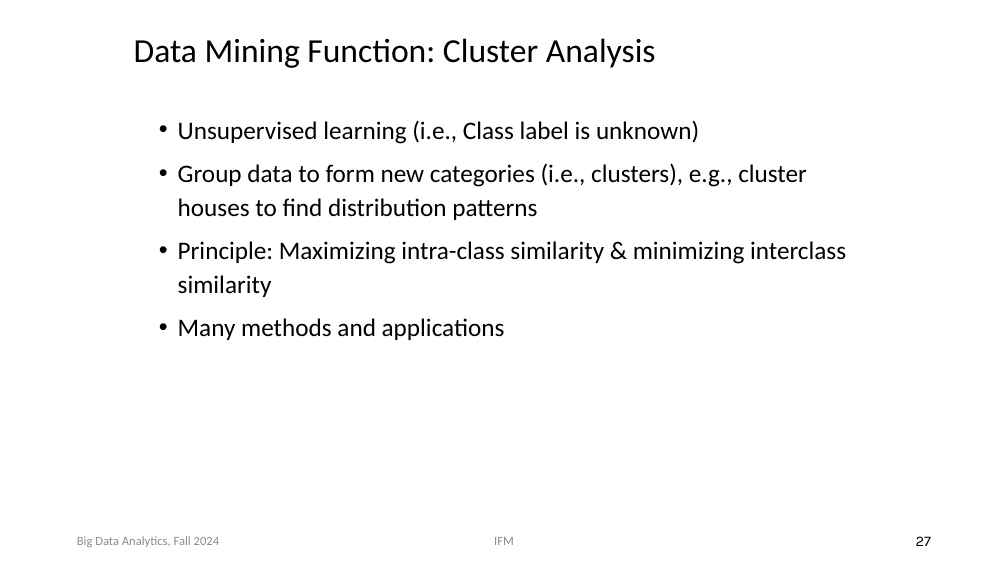
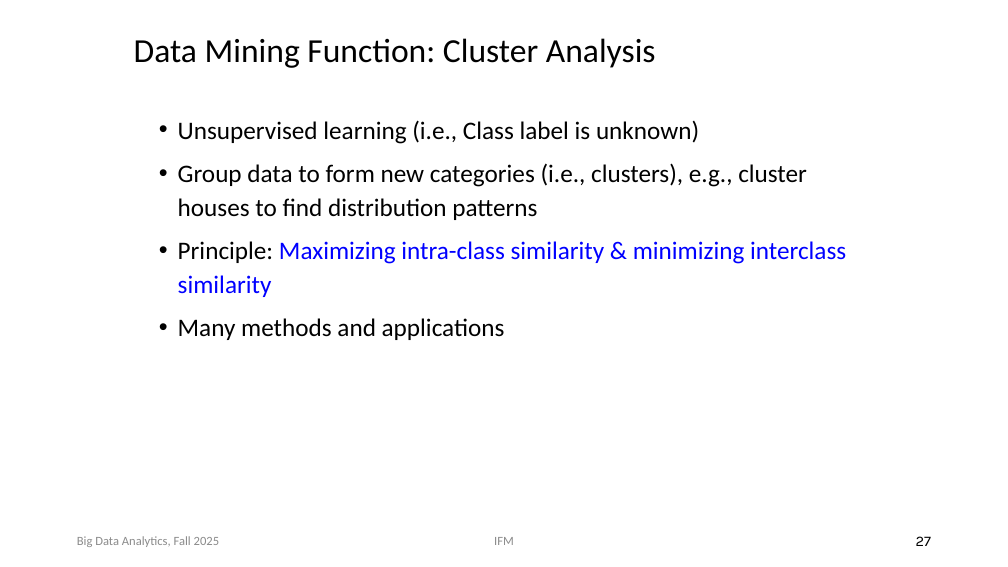
Before and after one commit to chriswjh/chriswjh.github.io, a slide deck: slide 27 of BDA_IFM/01-Introduction.pptx. Drawn at 1008x567 pixels with LibreOffice and Linux fonts; fonts in the diff are those of the drawing. Boxes give left, top, right and bottom in pixels: in the first picture for what was removed or moved away, otherwise in the second. Text is boxed around its words. In the diff, an @@ line names an element or a change of style, - is before the commit and + after.

```diff
--- a/BDA_IFM/01-Introduction.pptx
+++ b/BDA_IFM/01-Introduction.pptx
@@ text at (x1=178, y1=241, x2=846, y2=297): text colour #000000 to #0000FF in "Maximizing intra-class similarity & minimizing interclass si ..." @@
@@ text at (x1=77, y1=536, x2=220, y2=547): text changed @@
-Big Data Analytics, Fall 2024
+Big Data Analytics, Fall 2025
```
Also in this commit, not shown: 38 other slides changed, 6 other files.
